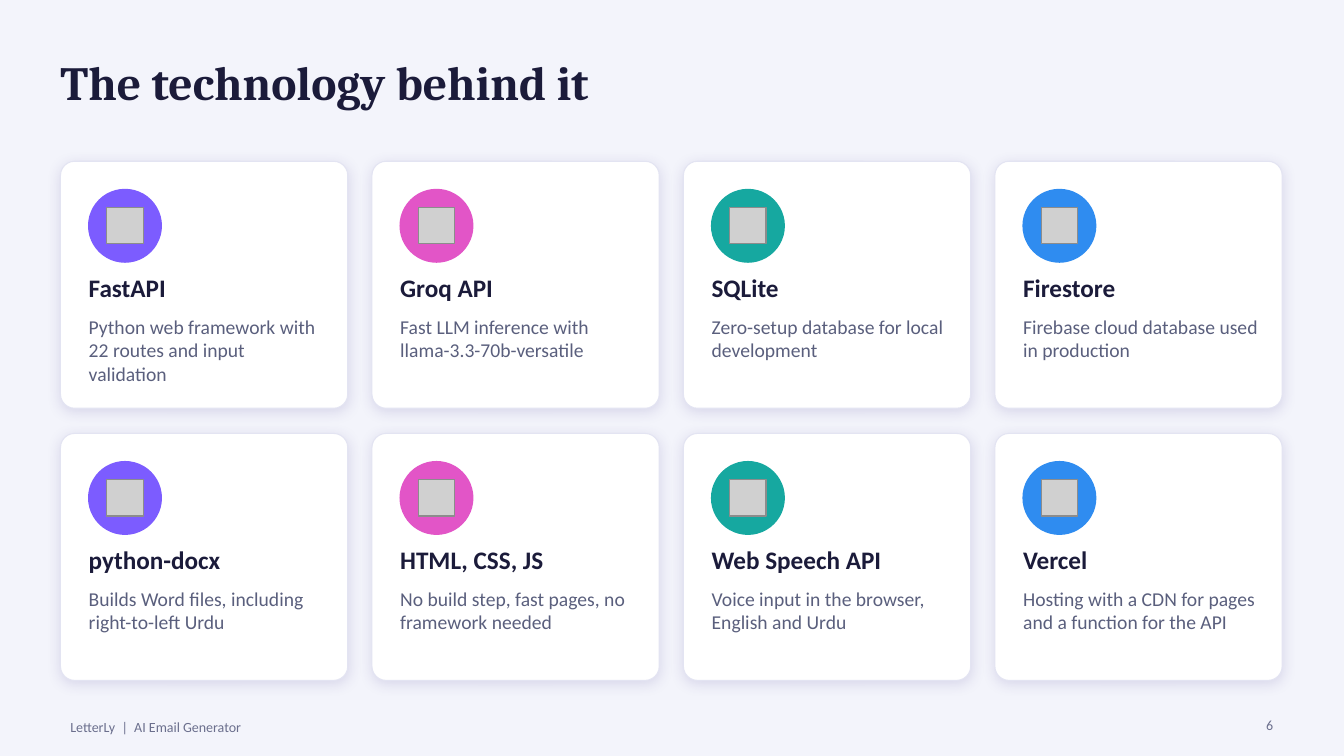
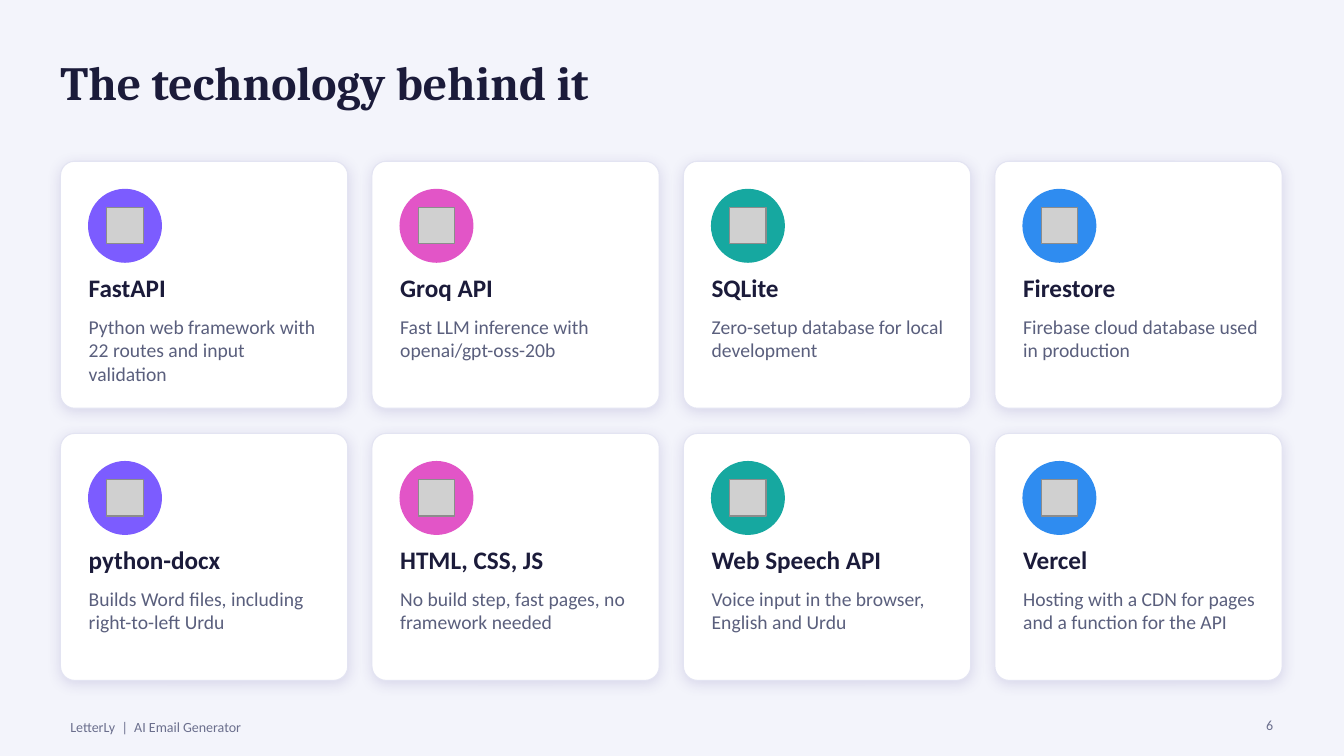
Before and after one commit to scientistayat-engineer/LetterLy-AI-Email-Generator, a slide deck: slide 6 of docs/LetterLy_Presentation.pptx. Drawn at 1344x756 pixels with LibreOffice and Linux fonts; fonts in the diff are those of the drawing; grey boxes stand for pictures. Boxes give left, top, right and bottom in pixels: in the first picture for what was removed or moved away, otherwise in the second. Text is boxed around its words. In the diff, an @@ line names an element or a change of style, - is before the commit and + after.

```diff
--- a/docs/LetterLy_Presentation.pptx
+++ b/docs/LetterLy_Presentation.pptx
@@ text at (400,320,588,361): text changed @@
-Fast LLM inference with llama-3.3-70b-versatile
+Fast LLM inference with openai/gpt-oss-20b
```
Also in this commit, not shown: 2 other slides changed, 5 other files.
